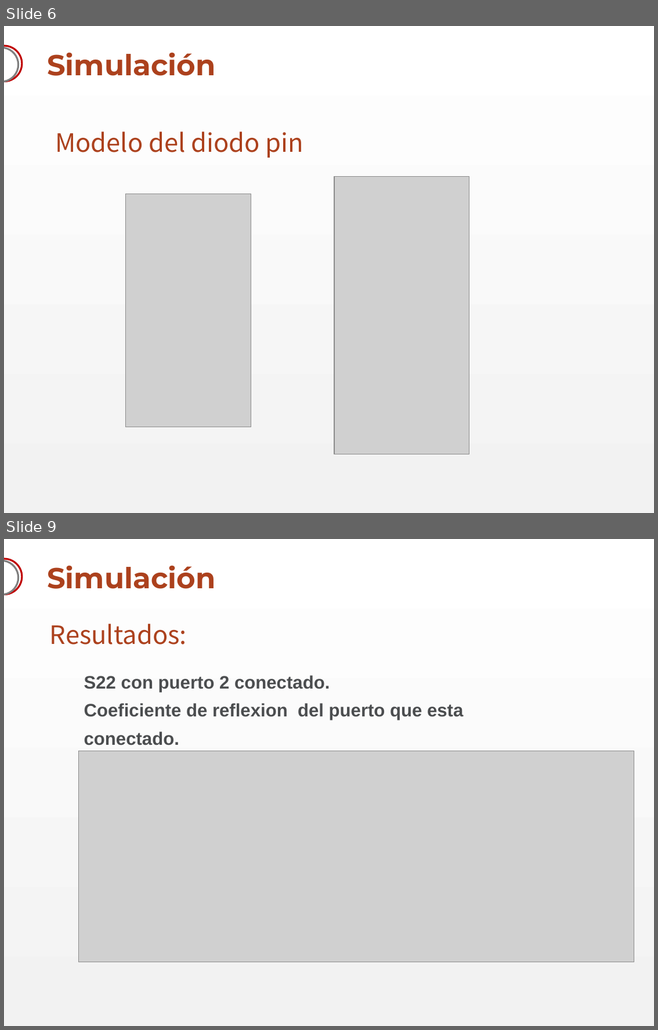
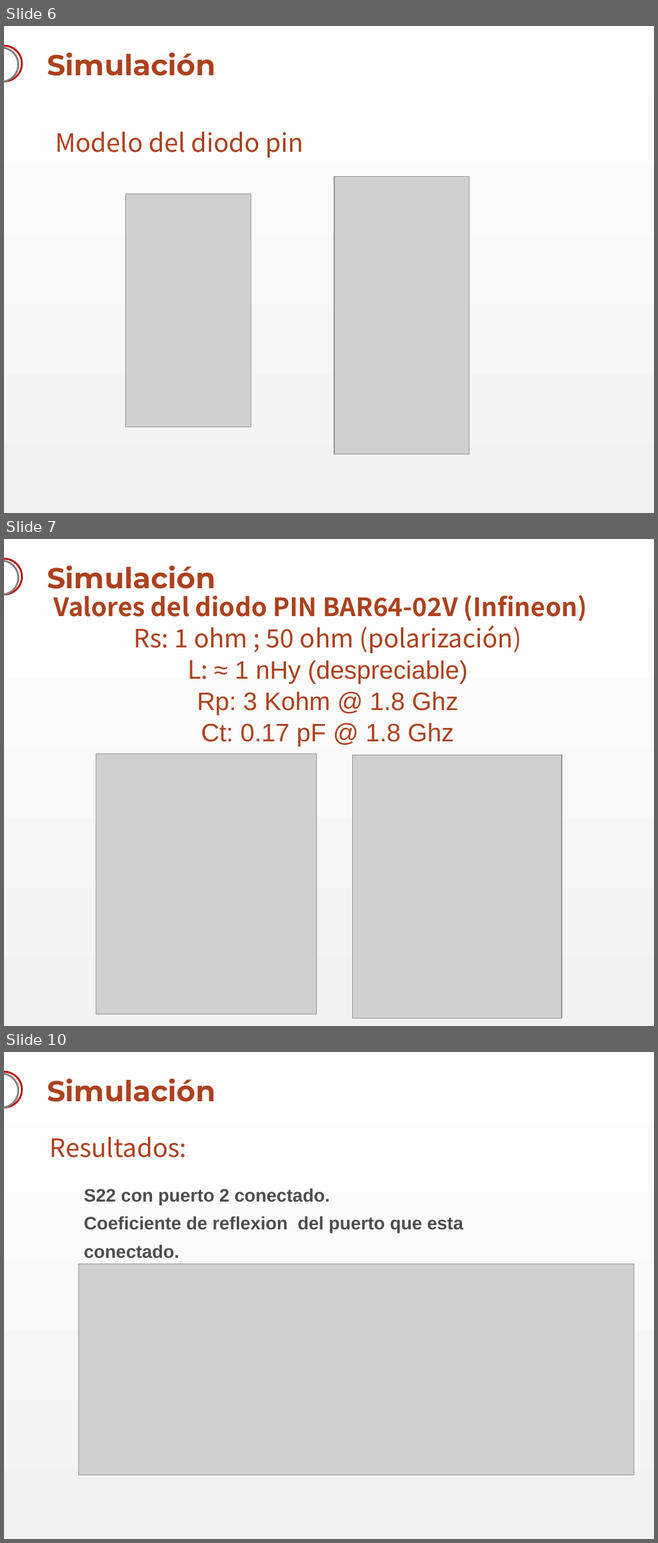
Before and after one commit to akukulanski/RF_Switch_3GHz, a slide deck: Presentación/RF Switch.pptx. Shown one above the other, each under a label of ours: slides 6 and 9 before the commit, slides 6, 7 and 10 after it; the slides between them are not shown. The pictures are 658x1030 and 658x1543 pixels, drawn with LibreOffice and Linux fonts; fonts in the diff are those of the drawing; grey boxes stand for pictures; background and template pictures are left out. Boxes give left, top, right and bottom in pixels: in the first picture for what was removed or moved away, otherwise in the second. Text is boxed around its words. In the diff, an @@ line names an element or a change of style, - is before the commit and + after.

```diff
--- a/Presentación/RF Switch.pptx
+++ b/Presentación/RF Switch.pptx
@@ slide 7 added at (4, 539, 654, 1026), background #FFFFFF; not listed: 3 template elements that a slide beside it also shows @@
@@ title added at (47, 566, 215, 596), 32 pt, text #AC411D, bold @@
+Simulación
@@ text added at (54, 595, 587, 747), 28 pt, text #AC411D @@
+Valores del diodo PIN BAR64-02V (Infineon)
+Rs: 1 ohm ; 50 ohm (polarización)
+L: ≈ 1 nHy (despreciable)
+Rp: 3 Kohm @ 1.8 Ghz
+Ct: 0.17 pF @ 1.8 Ghz
@@ picture added at (96, 754, 316, 1015) @@
@@ picture added at (352, 755, 561, 1019) @@
@@ what was slide 9 is now slide 10 @@
```
Also in this commit, not shown: 4 slides changed, 1 other slide added, 1 slide removed.
